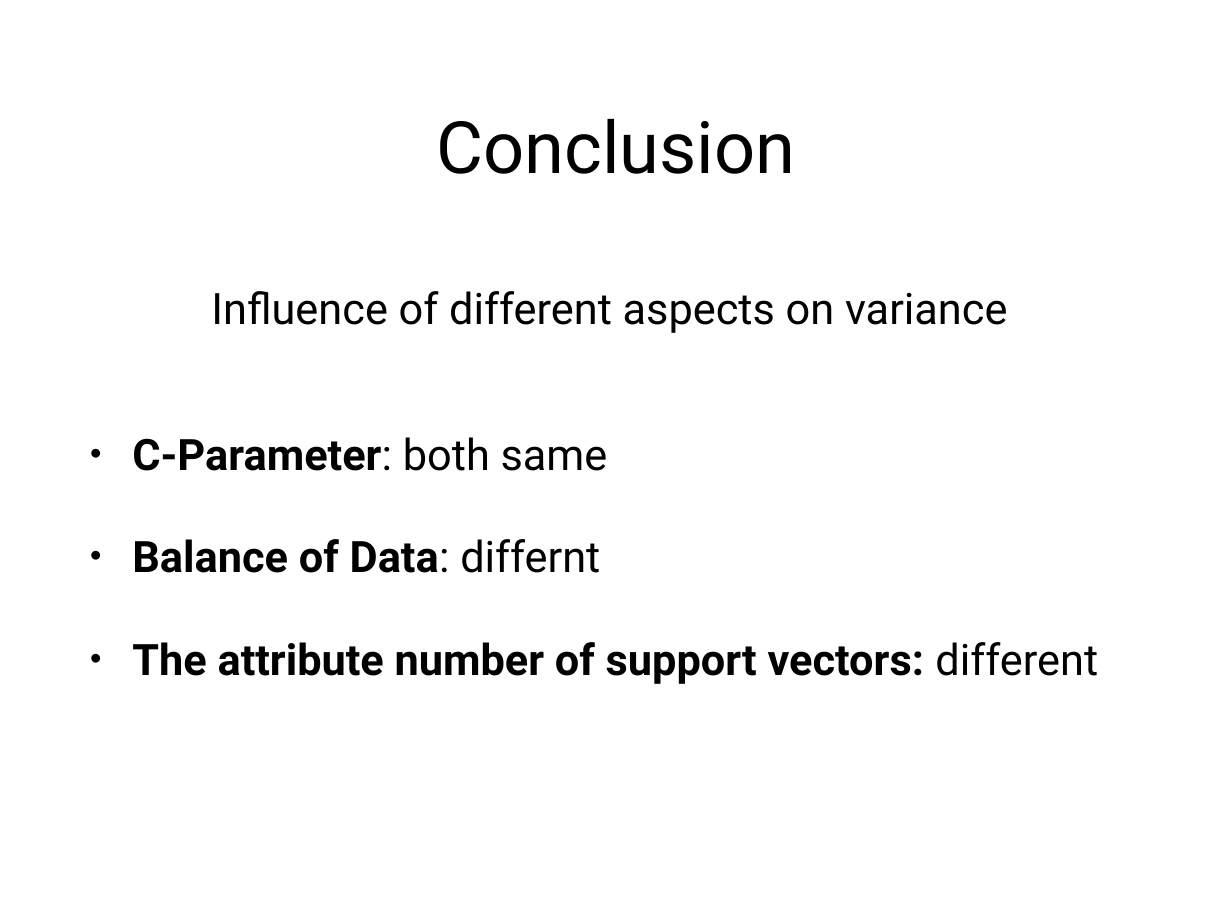
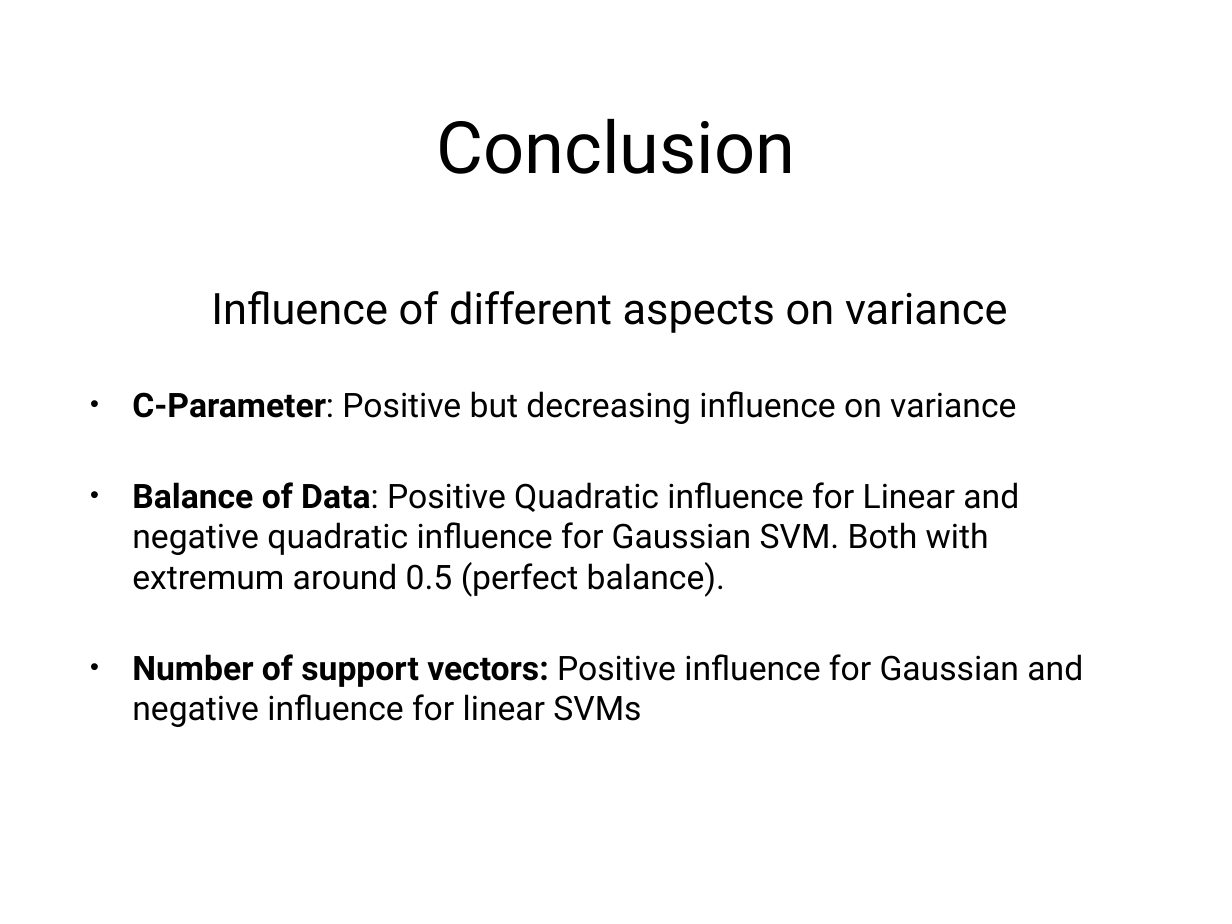
Before and after one commit to ThomasGoerttler/BootstrapingSVM, a slide deck: slide 12 of Präsentation/slides.pptx (slide 13 before the commit). Drawn at 1232x924 pixels with LibreOffice and Linux fonts; fonts in the diff are those of the drawing. Boxes give left, top, right and bottom in pixels: in the first picture for what was removed or moved away, otherwise in the second. Text is boxed around its words. In the diff, an @@ line names an element or a change of style, - is before the commit and + after.

```diff
--- a/Präsentation/slides.pptx
+++ b/Präsentation/slides.pptx
@@ text at (132, 391, 1083, 727): text changed; size 36 to 28 pt; bold off @@
-• C-Parameter: both same
-• Balance of Data: differnt
-• The attribute number of support vectors: different
+• C-Parameter: Positive but decreasing influence on variance
+• Balance of Data: Positive Quadratic influence for Linear and negative quadratic influence for Gaussian SVM. Both with extremum around 0.5 (perfect balance).
+• Number of support vectors: Positive influence for Gaussian and negative influence for linear SVMs
```
Also in this commit, not shown: 4 other slides changed, 2 slides added, 2 slides removed, 2 other files.
